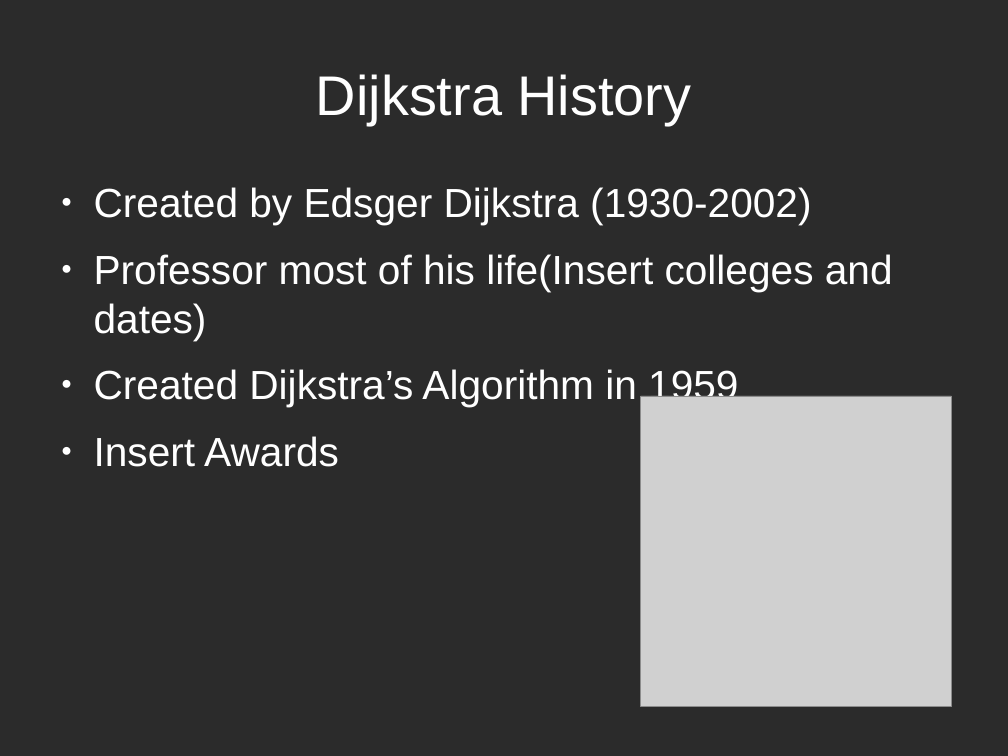
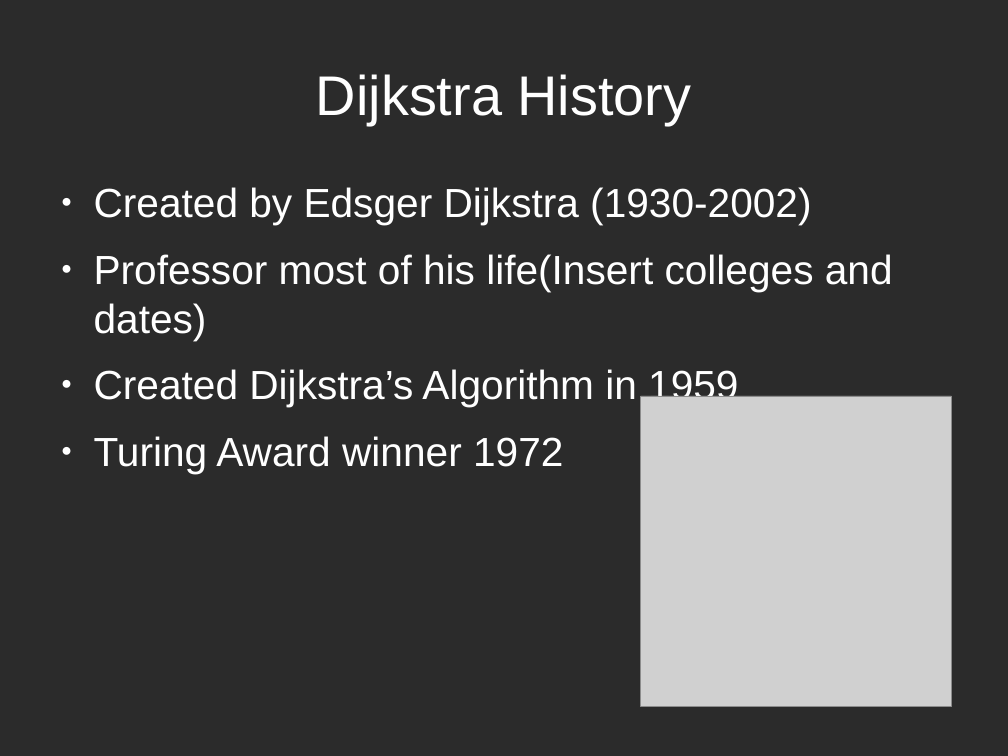
Before and after one commit to BrendanToolan/ResearchMethodsPresentation, a slide deck: slide 6 of DijkstraPresentation.odp. Drawn at 1008x756 pixels with LibreOffice and Linux fonts; fonts in the diff are those of the drawing; grey boxes stand for pictures; background and template pictures are left out; a plain dark background stands for a picture behind light text. Boxes give left, top, right and bottom in pixels: in the first picture for what was removed or moved away, otherwise in the second. Text is boxed around its words. In the diff, an @@ line names an element or a change of style, - is before the commit and + after.

```diff
--- a/DijkstraPresentation.odp
+++ b/DijkstraPresentation.odp
@@ text at (94,436,563,474): text changed @@
-● Insert Awards
+● Turing Award winner 1972
```
Also in this commit, not shown: 3 other slides changed, 1 other file.
